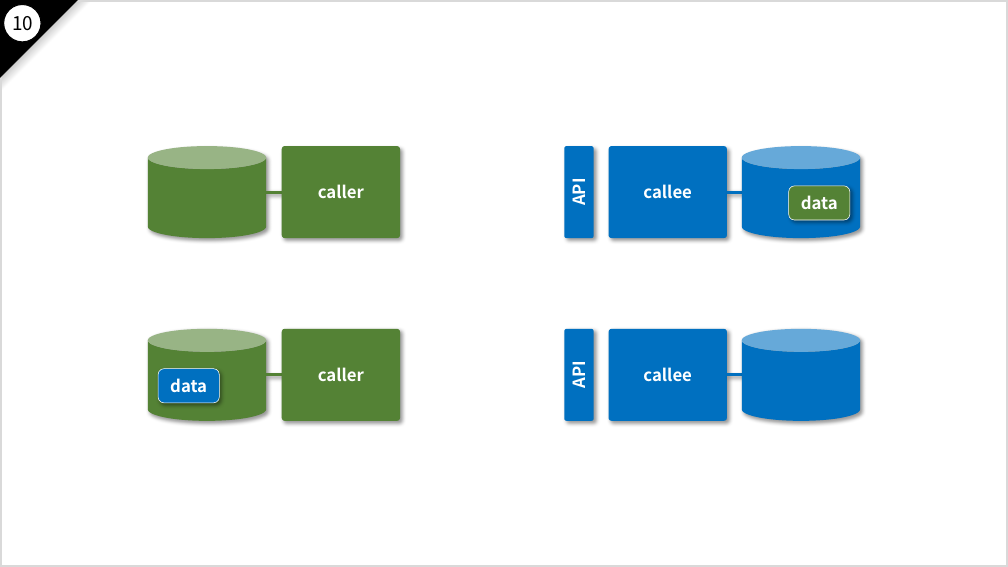
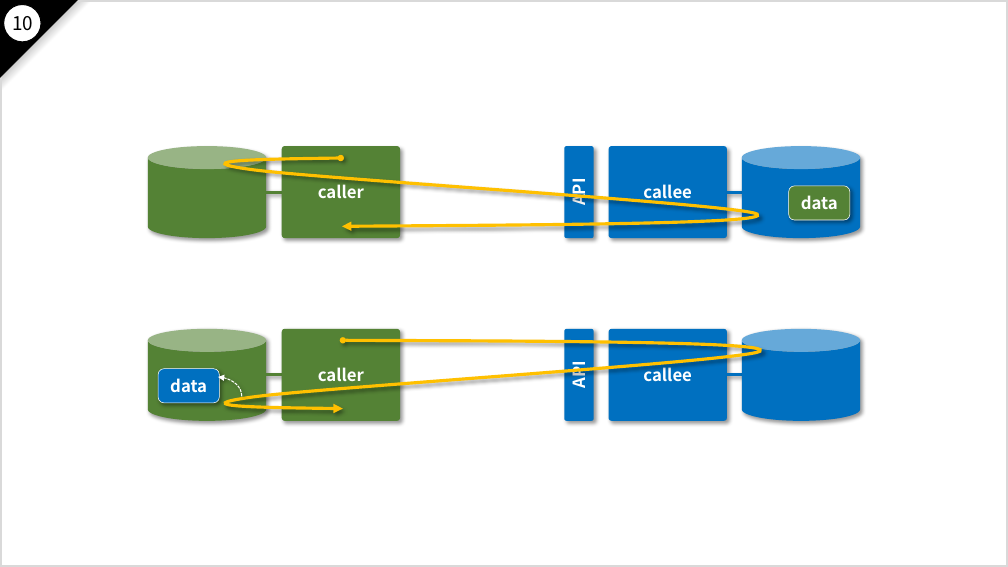
Before and after one commit to nakayama-kazuki/2021, a slide deck: slide 157 of pptx/power-punch-v2.pptx (slide 156 before the commit). Drawn at 1008x567 pixels with LibreOffice and Linux fonts; fonts in the diff are those of the drawing. Boxes give left, top, right and bottom in pixels: in the first picture for what was removed or moved away, otherwise in the second. Text is boxed around its words. In the diff, an @@ line names an element or a change of style, - is before the commit and + after.

```diff
--- a/pptx/power-punch-v2.pptx
+++ b/pptx/power-punch-v2.pptx
@@ freeform shape added at (225,158,758,226), outline #FFC000 3 pt @@
@@ freeform shape added at (226,340,761,408), outline #FFC000 3 pt @@
@@ curved arrow added from (242, 396) to (218, 377), #FFFFFF 1 pt dashed @@
```
Also in this commit, not shown: 9 other slides changed, 2 slides added.
